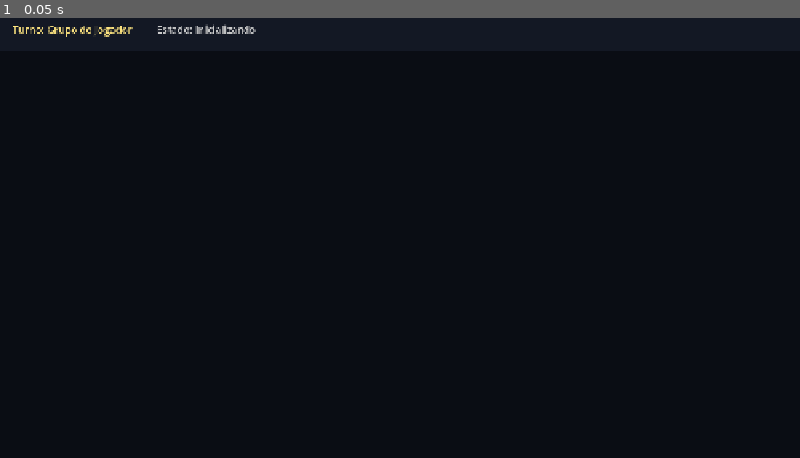
Above: before the commit, frame 1.
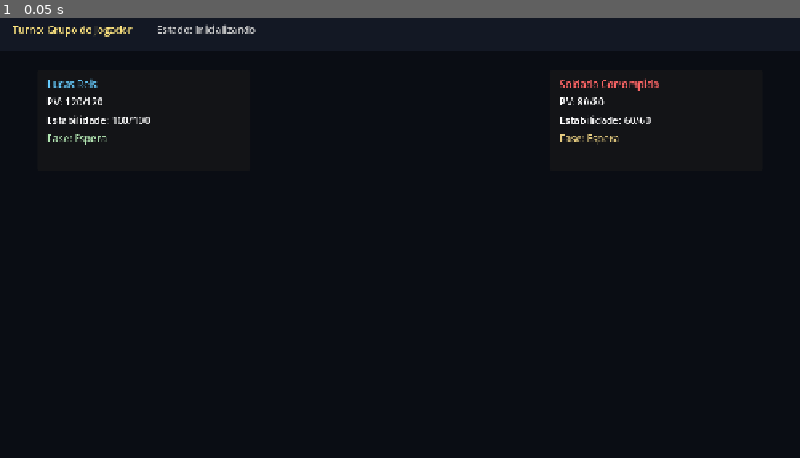
Above: after the commit, the same moment.

Repository: digaoreisdev/kenoma
Game: Godot game, scene res://scenes/battle/battle_scene.tscn
Two runs of this game, one before a commit and one after it. Both use one fixed random seed, a clock stepped at 60 frames per second and the inputs below. This scene is started directly instead of the project's main scene.
Inputs:
- Up to frame 1 (0.05 s): no input

The runs differ from the first frame. In frame 1, 0.7% of the frame differs, in the area x 6-83%, y 13-29%.

Commit message:
feat(battle): implement battle actions, weapon affinity damage and action UI

Diff:
--- a/scenes/battle/battle_scene.tscn
+++ b/scenes/battle/battle_scene.tscn
@@ -61,3 +61,132 @@
 layout_mode = 2
 theme_override_colors/font_color = Color(0.8, 0.8, 0.8, 1)
 text = "Estado: Inicializando"
+
+[node name="CombatantHUD" type="Control" parent="CanvasLayer/UI"]
+layout_mode = 1
+anchors_preset = 15
+anchor_right = 1.0
+anchor_bottom = 1.0
+grow_horizontal = 2
+grow_vertical = 2
+
+[node name="AllyPanel" type="PanelContainer" parent="CanvasLayer/UI/CombatantHUD"]
+layout_mode = 0
+offset_left = 60.0
+offset_top = 100.0
+offset_right = 400.0
+offset_bottom = 260.0
+
+[node name="Margin" type="MarginContainer" parent="CanvasLayer/UI/CombatantHUD/AllyPanel"]
+layout_mode = 2
+theme_override_constants/margin_left = 15
+theme_override_constants/margin_top = 10
+theme_override_constants/margin_right = 15
+theme_override_constants/margin_bottom = 10
+
+[node name="VBox" type="VBoxContainer" parent="CanvasLayer/UI/CombatantHUD/AllyPanel/Margin"]
+layout_mode = 2
+theme_override_constants/separation = 6
+
+[node name="NameLabel" type="Label" parent="CanvasLayer/UI/CombatantHUD/AllyPanel/Margin/VBox"]
+layout_mode = 2
+theme_override_colors/font_color = Color(0.4, 0.8, 1, 1)
+text = "Lucas Reis"
+
+[node name="HPLabel" type="Label" parent="CanvasLayer/UI/CombatantHUD/AllyPanel/Margin/VBox"]
+layout_mode = 2
+text = "PV: 120/120"
+
+[node name="EstLabel" type="Label" parent="CanvasLayer/UI/CombatantHUD/AllyPanel/Margin/VBox"]
+layout_mode = 2
+text = "Estabilidade: 100/100"
+
+[node name="FaseLabel" type="Label" parent="CanvasLayer/UI/CombatantHUD/AllyPanel/Margin/VBox"]
+layout_mode = 2
+theme_override_colors/font_color = Color(0.7, 0.9, 0.7, 1)
+text = "Fase: Espera"
+
+[node name="EnemyPanel" type="PanelContainer" parent="CanvasLayer/UI/CombatantHUD"]
+layout_mode = 0
+offset_left = 880.0
+offset_top = 100.0
+offset_right = 1220.0
+offset_bottom = 260.0
+
+[node name="Margin" type="MarginContainer" parent="CanvasLayer/UI/CombatantHUD/EnemyPanel"]
+layout_mode = 2
+theme_override_constants/margin_left = 15
+theme_override_constants/margin_top = 10
+theme_override_constants/margin_right = 15
+theme_override_constants/margin_bottom = 10
+
+[node name="VBox" type="VBoxContainer" parent="CanvasLayer/UI/CombatantHUD/EnemyPanel/Margin"]
+layout_mode = 2
+theme_override_constants/separation = 6
+
+[node name="NameLabel" type="Label" parent="CanvasLayer/UI/CombatantHUD/EnemyPanel/Margin/VBox"]
+layout_mode = 2
+theme_override_colors/font_color = Color(1, 0.4, 0.4, 1)
+text = "Soldado Corrompido"
+
+[node name="HPLabel" type="Label" parent="CanvasLayer/UI/CombatantHUD/EnemyPanel/Margin/VBox"]
+layout_mode = 2
+text = "PV: 80/80"
+
+[node name="EstLabel" type="Label" parent="CanvasLayer/UI/CombatantHUD/EnemyPanel/Margin/VBox"]
+layout_mode = 2
+text = "Estabilidade: 60/60"
+
+[node name="FaseLabel" type="Label" parent="CanvasLayer/UI/CombatantHUD/EnemyPanel/Margin/VBox"]
+layout_mode = 2
+theme_override_colors/font_color = Color(0.9, 0.8, 0.5, 1)
+text = "Fase: Espera"
+
+[node name="ActionCommandPanel" type="PanelContainer" parent="CanvasLayer/UI"]
+visible = false
+layout_mode = 0
+offset_left = 60.0
+offset_top = 540.0
+offset_right = 500.0
+offset_bottom = 680.0
+
+[node name="Margin" type="MarginContainer" parent="CanvasLayer/UI/ActionCommandPanel"]
+layout_mode = 2
+theme_override_constants/margin_left = 15
+theme_override_constants/margin_top = 15
+theme_override_constants/margin_right = 15
+theme_override_constants/margin_bottom = 15
+
+[node name="Grid" type="GridContainer" parent="CanvasLayer/UI/ActionCommandPanel/Margin"]
+layout_mode = 2
+theme_override_constants/h_separation = 20
+theme_override_constants/v_separation = 12
+columns = 2
+
+[node name="BtnAtacar" type="Button" parent="CanvasLayer/UI/ActionCommandPanel/Margin/Grid"]
+custom_minimum_size = Vector2(190, 42)
+layout_mode = 2
+focus_neighbor_right = NodePath("../BtnDefender")
+focus_neighbor_bottom = NodePath("../BtnItens")
+text = "Atacar"
+
+[node name="BtnDefender" type="Button" parent="CanvasLayer/UI/ActionCommandPanel/Margin/Grid"]
+custom_minimum_size = Vector2(190, 42)
+layout_mode = 2
+focus_neighbor_left = NodePath("../BtnAtacar")
+focus_neighbor_bottom = NodePath("../BtnFugir")
+text = "Defender"
+
+[node name="BtnItens" type="Button" parent="CanvasLayer/UI/ActionCommandPanel/Margin/Grid"]
+custom_minimum_size = Vector2(190, 42)
+layout_mode = 2
+focus_neighbor_top = NodePath("../BtnAtacar")
+focus_neighbor_right = NodePath("../BtnFugir")
+text = "Itens"
+
+[node name="BtnFugir" type="Button" parent="CanvasLayer/UI/ActionCommandPanel/Margin/Grid"]
+custom_minimum_size = Vector2(190, 42)
+layout_mode = 2
+focus_neighbor_top = NodePath("../BtnDefender")
+focus_neighbor_left = NodePath("../BtnItens")
+text = "Fugir"
--- a/scripts/battle/battle_manager.gd
+++ b/scripts/battle/battle_manager.gd
@@ -33,8 +33,27 @@
 		enemies.append(_sanitize_enemy_dict(e))
 	active_actor_index = 0
 	is_player_turn = true
+	_inicializar_timeline()
 	battle_initialized.emit(party_members, enemies)
 	change_state(BattleState.AGUARDANDO_TURNO)
+
+
+func _inicializar_timeline() -> void:
+	timeline = BattleTimeline.new()
+	for ally: CharacterData in party_members:
+		if ally != null:
+			timeline.adicionar_combatente({
+				"id": ally.character_id, "nome": ally.name,
+				"velocidade": float(ally.get_total_stat("agility")),
+				"estabilidade_max": 100, "estabilidade_atual": 100, "eh_jogador": true
+			})
+	for e: Dictionary in enemies:
+		timeline.adicionar_combatente({
+			"id": str(e.get("id")), "nome": str(e.get("name")),
+			"velocidade": float(e.get("velocidade", 20.0)),
+			"estabilidade_max": int(e.get("estabilidade_max", 100)),
+			"estabilidade_atual": int(e.get("estabilidade_atual", 100)), "eh_jogador": false
+		})
 
 
 func _sanitize_enemy_dict(raw: Dictionary) -> Dictionary:
@@ -53,6 +72,7 @@
 		"dano_quebra_estabilidade": int(raw.get("dano_quebra_estabilidade", 0)),
 		"posicao_tempo": float(raw.get("posicao_tempo", 0.0)),
 		"fase_turno": int(raw.get("fase_turno", BattleTimeline.FaseTurno.ESPERA)),
+		"defendendo": bool(raw.get("defendendo", false)),
 		"stability": est_atual
 	}
 
@@ -115,24 +135,26 @@
 
 
 func _processar_estabilidade_golpe(defensor: Dictionary, impacto: int) -> Dictionary:
-	var fase: int = int(defensor.get("fase_turno", BattleTimeline.FaseTurno.ESPERA))
-	if fase != BattleTimeline.FaseTurno.CONJURACAO:
-		return {"ruptura": false, "irritado": bool(defensor.get("irritado", false))}
 	var est: int = maxi(0, int(defensor.get("estabilidade_atual", 100)) - impacto)
 	defensor["estabilidade_atual"] = est
 	defensor["stability"] = est
-	if est <= 0:
-		defensor["fase_turno"] = BattleTimeline.FaseTurno.ESPERA
-		defensor["posicao_tempo"] = 0.0
-		defensor["progresso_conjuracao"] = 0.0
-		defensor["irritado"] = false
-		return {"ruptura": true, "irritado": false}
-	defensor["irritado"] = true
-	return {"ruptura": false, "irritado": true}
+	var fase: int = int(defensor.get("fase_turno", BattleTimeline.FaseTurno.ESPERA))
+	if fase == BattleTimeline.FaseTurno.CONJURACAO:
+		if est <= 0:
+			defensor["fase_turno"] = BattleTimeline.FaseTurno.ESPERA
+			defensor["posicao_tempo"] = 0.0
+			defensor["progresso_conjuracao"] = 0.0
+			defensor["irritado"] = false
+			return {"ruptura": true, "irritado": false}
+		defensor["irritado"] = true
+		return {"ruptura": false, "irritado": true}
+	return {"ruptura": false, "irritado": bool(defensor.get("irritado", false))}
 
 
 func aplicar_golpe(atacante: Dictionary, defensor: Dictionary, dano: int, impacto_estabilidade: int) -> Dictionary:
 	var dano_final: int = _calcular_dano_final(atacante, dano)
+	if bool(defensor.get("defendendo", false)):
+		dano_final = int(float(dano_final) * 0.5)
 	var hp_atual: int = int(defensor.get("current_hp", defensor.get("max_hp", 100)))
 	defensor["current_hp"] = maxi(0, hp_atual - dano_final)
 	var res_est: Dictionary = _processar_estabilidade_golpe(defensor, impacto_estabilidade)
@@ -145,6 +167,96 @@
 	}
 
 
+func _extrair_dados_ataque(atacante: Variant) -> Dictionary:
+	var forca: int = 10
+	var poder_arma: int = 0
+	var afinidade: float = 1.0
+	var is_hammer: bool = false
+	if atacante is CharacterData:
+		var c: CharacterData = atacante as CharacterData
+		forca = c.get_base_stat("strength")
+		var eq: EquipmentData = c.equipment.get("main_hand") as EquipmentData
+		if eq != null:
+			poder_arma = eq.get_bonus("strength")
+			afinidade = c.get_weapon_affinity(eq.weapon_type)
+			is_hammer = (eq.weapon_type == EquipmentData.WeaponType.HAMMER)
+	elif atacante is Dictionary:
+		var d: Dictionary = atacante as Dictionary
+		forca = int(d.get("strength", d.get("forca", 10)))
+		poder_arma = int(d.get("poder_arma", d.get("weapon_power", 0)))
+		afinidade = float(d.get("afinidade", d.get("affinity", 1.0)))
+		is_hammer = bool(d.get("is_hammer", false))
+	return {"forca": forca, "poder_arma": poder_arma, "afinidade": afinidade, "is_hammer": is_hammer}
+
+
+func _calcular_dano_ataque_basico(dados: Dictionary) -> int:
+	var forca: float = float(dados.get("forca", 10))
+	var poder: float = float(dados.get("poder_arma", 0))
+	var afinidade: float = float(dados.get("afinidade", 1.0))
+	var dano_efetivo: float = forca + (poder * afinidade)
+	return int(round(dano_efetivo))
+
+
+func _calcular_impacto_estabilidade(dados: Dictionary) -> int:
+	if bool(dados.get("is_hammer", false)):
+		return 35
+	return 15
+
+
+func executar_ataque_basico(atacante: Variant, defensor: Variant) -> Dictionary:
+	var dados_atk: Dictionary = _extrair_dados_ataque(atacante)
+	var dano_efetivo: int = _calcular_dano_ataque_basico(dados_atk)
+	var impacto: int = _calcular_impacto_estabilidade(dados_atk)
+	var def_dict: Dictionary = defensor if defensor is Dictionary else {}
+	if defensor is CharacterData:
+		def_dict = {"name": defensor.name, "current_hp": defensor.current_hp, "max_hp": defensor.max_hp}
+	var res: Dictionary = aplicar_golpe({"id": "atacante"}, def_dict, dano_efetivo, impacto)
+	if defensor is CharacterData:
+		(defensor as CharacterData).current_hp = int(def_dict.get("current_hp", 0))
+	res["dano_efetivo"] = dano_efetivo
+	res["impacto_estabilidade"] = impacto
+	return res
+
+
+func executar_defesa(combatente: Variant) -> Dictionary:
+	if combatente is Dictionary:
+		var c: Dictionary = combatente as Dictionary
+		c["defendendo"] = true
+		c["status"] = "DEFENDENDO"
+		var pos: float = float(c.get("posicao_tempo", 0.0)) + 30.0
+		c["posicao_tempo"] = minf(100.0, pos)
+		return {"defendendo": true, "posicao_tempo": c["posicao_tempo"]}
+	elif combatente is CharacterData:
+		var cd: CharacterData = combatente as CharacterData
+		var t_comb: Dictionary = timeline.obter_combatente(cd.character_id)
+		if not t_comb.is_empty():
+			t_comb["defendendo"] = true
+			t_comb["status"] = "DEFENDENDO"
+			t_comb["posicao_tempo"] = minf(100.0, float(t_comb.get("posicao_tempo", 0.0)) + 30.0)
+			return {"defendendo": true, "posicao_tempo": t_comb["posicao_tempo"]}
+		return {"defendendo": true, "posicao_tempo": 30.0}
+	return {}
+
+
+func executar_item(combatente: Variant, item_data: ItemData, alvo: Variant) -> Dictionary:
+	if item_data == null or alvo == null:
+		return {"sucesso": false, "cura": 0}
+	var cura: int = 0
+	if alvo is CharacterData:
+		var c: CharacterData = alvo as CharacterData
+		var ant: int = c.current_hp
+		c.current_hp = mini(c.max_hp, c.current_hp + item_data.effect_value)
+		cura = c.current_hp - ant
+	elif alvo is Dictionary:
+		var d: Dictionary = alvo as Dictionary
+		var m_hp: int = int(d.get("max_hp", 100))
+		var c_hp: int = int(d.get("current_hp", 0))
+		var novo_hp: int = mini(m_hp, c_hp + item_data.effect_value)
+		d["current_hp"] = novo_hp
+		cura = novo_hp - c_hp
+	return {"sucesso": true, "cura": cura, "item": item_data.name}
+
+
 func is_all_enemies_defeated() -> bool:
 	if enemies.is_empty():
 		return false
--- a/scripts/battle/battle_scene.gd
+++ b/scripts/battle/battle_scene.gd
@@ -1,21 +1,59 @@
 class_name BattleScene
 extends Node2D
 
-## Cena wireframe de combate com gerenciador de batalha e labels de status em PT-BR.
+## Cena de combate com HUD de combatentes e painel de comandos de ação.
 
 @onready var battle_manager: BattleManager = get_node_or_null("BattleManager")
-@onready var state_label: Label = get_node_or_null("CanvasLayer/UI/StateLabel")
-@onready var turn_label: Label = get_node_or_null("CanvasLayer/UI/TurnLabel")
+@onready var state_label: Label = get_node_or_null("CanvasLayer/UI/HeaderPanel/Margin/HBox/StateLabel")
+@onready var turn_label: Label = get_node_or_null("CanvasLayer/UI/HeaderPanel/Margin/HBox/TurnLabel")
+@onready var command_panel: Control = get_node_or_null("CanvasLayer/UI/ActionCommandPanel")
+@onready var btn_atacar: Button = get_node_or_null("CanvasLayer/UI/ActionCommandPanel/Margin/Grid/BtnAtacar")
+@onready var btn_defender: Button = get_node_or_null("CanvasLayer/UI/ActionCommandPanel/Margin/Grid/BtnDefender")
+@onready var btn_itens: Button = get_node_or_null("CanvasLayer/UI/ActionCommandPanel/Margin/Grid/BtnItens")
+@onready var btn_fugir: Button = get_node_or_null("CanvasLayer/UI/ActionCommandPanel/Margin/Grid/BtnFugir")
+@onready var ally_name_lbl: Label = get_node_or_null("CanvasLayer/UI/CombatantHUD/AllyPanel/Margin/VBox/NameLabel")
+@onready var ally_hp_lbl: Label = get_node_or_null("CanvasLayer/UI/CombatantHUD/AllyPanel/Margin/VBox/HPLabel")
+@onready var ally_est_lbl: Label = get_node_or_null("CanvasLayer/UI/CombatantHUD/AllyPanel/Margin/VBox/EstLabel")
+@onready var ally_fase_lbl: Label = get_node_or_null("CanvasLayer/UI/CombatantHUD/AllyPanel/Margin/VBox/FaseLabel")
+@onready var enemy_name_lbl: Label = get_node_or_null("CanvasLayer/UI/CombatantHUD/EnemyPanel/Margin/VBox/NameLabel")
+@onready var enemy_hp_lbl: Label = get_node_or_null("CanvasLayer/UI/CombatantHUD/EnemyPanel/Margin/VBox/HPLabel")
+@onready var enemy_est_lbl: Label = get_node_or_null("CanvasLayer/UI/CombatantHUD/EnemyPanel/Margin/VBox/EstLabel")
+@onready var enemy_fase_lbl: Label = get_node_or_null("CanvasLayer/UI/CombatantHUD/EnemyPanel/Margin/VBox/FaseLabel")
 
 
 func _ready() -> void:
 	if battle_manager != null:
 		battle_manager.battle_state_changed.connect(_on_state_changed)
 		_update_labels(battle_manager.current_state)
+		_update_hud()
+		_update_command_panel(battle_manager.current_state)
+	_connect_buttons()
+
+
+func _connect_buttons() -> void:
+	if btn_atacar != null:
+		btn_atacar.pressed.connect(_on_atacar_pressed)
+	if btn_defender != null:
+		btn_defender.pressed.connect(_on_defender_pressed)
+	if btn_itens != null:
+		btn_itens.pressed.connect(_on_itens_pressed)
+	if btn_fugir != null:
+		btn_fugir.pressed.connect(_on_fugir_pressed)
 
 
 func _on_state_changed(_old_state: BattleManager.BattleState, new_state: BattleManager.BattleState) -> void:
 	_update_labels(new_state)
+	_update_command_panel(new_state)
+	_update_hud()
+
+
+func _update_command_panel(state: BattleManager.BattleState) -> void:
+	if command_panel == null:
+		return
+	var is_selecting: bool = (state == BattleManager.BattleState.SELECIONANDO_ACAO)
+	command_panel.visible = is_selecting
+	if is_selecting and btn_atacar != null:
+		btn_atacar.grab_focus()
 
 
 func _update_labels(state: BattleManager.BattleState) -> void:
@@ -23,3 +61,94 @@
 		state_label.text = "Estado: %s" % battle_manager.get_state_name(state)
 	if turn_label != null and battle_manager != null:
 		turn_label.text = "Turno: %s" % ("Grupo do Jogador" if battle_manager.is_player_turn else "Inimigos")
+
+
+func _update_hud() -> void:
+	if battle_manager == null:
+		return
+	_update_ally_hud()
+	_update_enemy_hud()
+
+
+func _update_ally_hud() -> void:
+	if battle_manager.party_members.is_empty() or ally_name_lbl == null:
+		return
+	var hero: CharacterData = battle_manager.party_members[0]
+	ally_name_lbl.text = hero.name
+	if ally_hp_lbl != null:
+		ally_hp_lbl.text = "PV: %d/%d" % [hero.current_hp, hero.max_hp]
+	if ally_est_lbl != null:
+		var c_comb: Dictionary = battle_manager.timeline.obter_combatente(hero.character_id)
+		var est: int = int(c_comb.get("estabilidade_atual", 100))
+		ally_est_lbl.text = "Estabilidade: %d/100" % est
+	if ally_fase_lbl != null:
+		ally_fase_lbl.text = "Fase: %s" % _obter_nome_fase(hero.character_id)
+
+
+func _update_enemy_hud() -> void:
+	if battle_manager.enemies.is_empty() or enemy_name_lbl == null:
+		return
+	var en: Dictionary = battle_manager.enemies[0]
+	enemy_name_lbl.text = str(en.get("name", "Inimigo"))
+	if enemy_hp_lbl != null:
+		enemy_hp_lbl.text = "PV: %d/%d" % [int(en.get("current_hp", 0)), int(en.get("max_hp", 100))]
+	if enemy_est_lbl != null:
+		enemy_est_lbl.text = "Estabilidade: %d/%d" % [int(en.get("estabilidade_atual", 100)), int(en.get("estabilidade_max", 100))]
+	if enemy_fase_lbl != null:
+		enemy_fase_lbl.text = "Fase: %s" % _obter_nome_fase(str(en.get("id", "")))
+
+
+func _obter_nome_fase(c_id: String) -> String:
+	if battle_manager == null or battle_manager.timeline == null:
+		return "Espera"
+	var c: Dictionary = battle_manager.timeline.obter_combatente(c_id)
+	var fase: int = int(c.get("fase_turno", BattleTimeline.FaseTurno.ESPERA))
+	match fase:
+		BattleTimeline.FaseTurno.ESPERA: return "Espera"
+		BattleTimeline.FaseTurno.DECISAO: return "Decisão"
+		BattleTimeline.FaseTurno.CONJURACAO: return "Conjuração"
+		BattleTimeline.FaseTurno.EXECUCAO: return "Execução"
+		_: return "Espera"
+
+
+func _on_atacar_pressed() -> void:
+	if battle_manager == null or battle_manager.enemies.is_empty():
+		return
+	battle_manager.change_state(BattleManager.BattleState.EXECUTANDO_ACAO)
+	var hero: CharacterData = battle_manager.party_members[0] if not battle_manager.party_members.is_empty() else null
+	var enemy: Dictionary = battle_manager.enemies[0]
+	battle_manager.executar_ataque_basico(hero, enemy)
+	_update_hud()
+	if not battle_manager.check_battle_end_conditions():
+		battle_manager.change_state(BattleManager.BattleState.AGUARDANDO_TURNO)
+
+
+func _on_defender_pressed() -> void:
+	if battle_manager == null:
+		return
+	battle_manager.change_state(BattleManager.BattleState.EXECUTANDO_ACAO)
+	var hero: CharacterData = battle_manager.party_members[0] if not battle_manager.party_members.is_empty() else null
+	battle_manager.executar_defesa(hero)
+	_update_hud()
+	battle_manager.change_state(BattleManager.BattleState.AGUARDANDO_TURNO)
+
+
+func _on_itens_pressed() -> void:
+	if battle_manager == null or battle_manager.party_members.is_empty():
+		return
+	battle_manager.change_state(BattleManager.BattleState.EXECUTANDO_ACAO)
+	var hero: CharacterData = battle_manager.party_members[0]
+	battle_manager.executar_item(hero, ItemData.create_potion(), hero)
+	_update_hud()
+	battle_manager.change_state(BattleManager.BattleState.AGUARDANDO_TURNO)
+
+
+func _on_fugir_pressed() -> void:
+	if battle_manager != null:
+		battle_manager.change_state(BattleManager.BattleState.AGUARDANDO_TURNO)
+
+
+func _unhandled_input(event: InputEvent) -> void:
+	if event.is_action_pressed("ui_cancel") and command_panel != null and command_panel.visible:
+		if btn_atacar != null:
+			btn_atacar.grab_focus()
--- a/tests/test_battle_engine.gd
+++ b/tests/test_battle_engine.gd
@@ -1,7 +1,7 @@
 class_name TestBattleEngine
 extends RefCounted
 
-## Testes automatizados para validação do BattleManager, máquina de estados e cena de combate.
+## Testes automatizados para validação do BattleManager, ações de combate e HUD da cena.
 
 
 static func run_tests(tree: SceneTree = null) -> bool:
@@ -13,6 +13,9 @@
 	passed = passed and test_battle_timeline_progression()
 	passed = passed and test_battle_stability_ruptura()
 	passed = passed and test_battle_stability_irritacao()
+	passed = passed and test_battle_basic_attack_affinity_and_stability()
+	passed = passed and test_battle_defender_command()
+	passed = passed and test_battle_item_consumption()
 	return passed
 
 
@@ -91,6 +94,8 @@
 	var state_lbl: Label = battle_scene.get_node_or_null("CanvasLayer/UI/HeaderPanel/Margin/HBox/StateLabel") as Label
 	assert(state_lbl != null, "StateLabel must exist")
 	assert(state_lbl.text.contains("Inicializando"), "State label must display PT-BR state")
+	var cmd_panel: Control = battle_scene.get_node_or_null("CanvasLayer/UI/ActionCommandPanel") as Control
+	assert(cmd_panel != null, "ActionCommandPanel must exist")
 
 	if tree != null and tree.root != null:
 		tree.root.remove_child(battle_scene)
@@ -149,15 +154,9 @@
 	var bm: BattleManager = BattleManager.new()
 	var atacante: Dictionary = {"id": "lucas", "name": "Lucas Reis", "irritado": false}
 	var defensor: Dictionary = {
-		"id": "inimigo_1",
-		"name": "Soldado Corrompido",
-		"max_hp": 100,
-		"current_hp": 100,
-		"estabilidade_max": 50,
-		"estabilidade_atual": 50,
-		"fase_turno": BattleTimeline.FaseTurno.CONJURACAO,
-		"posicao_tempo": 100.0,
-		"progresso_conjuracao": 30.0,
+		"id": "inimigo_1", "name": "Soldado Corrompido", "max_hp": 100, "current_hp": 100,
+		"estabilidade_max": 50, "estabilidade_atual": 50,
+		"fase_turno": BattleTimeline.FaseTurno.CONJURACAO, "posicao_tempo": 100.0, "progresso_conjuracao": 30.0,
 		"irritado": false
 	}
 	var res: Dictionary = bm.aplicar_golpe(atacante, defensor, 15, 20)
@@ -170,3 +169,58 @@
 	assert(res_irritado["dano"] == 25, "Irritated combatant must deal +25% damage")
 	bm.free()
 	return true
+
+
+static func test_battle_basic_attack_affinity_and_stability() -> bool:
+	var bm: BattleManager = BattleManager.new()
+	var lucas: CharacterData = CharacterData.create_default_lucas()
+	var enemy: Dictionary = {
+		"id": "inimigo_1",
+		"name": "Soldado Corrompido",
+		"max_hp": 80,
+		"current_hp": 80,
+		"estabilidade_max": 60,
+		"estabilidade_atual": 60
+	}
+	var res: Dictionary = bm.executar_ataque_basico(lucas, enemy)
+	assert(res["dano_efetivo"] == 22, "Lucas with Forge Hammer must deal 22 effective damage (14 + 6*1.3)")
+	assert(res["dano"] == 22, "Damage dealt must match effective damage")
+	assert(enemy["current_hp"] == 58, "Enemy HP must decrease from 80 to 58")
+	assert(res["impacto_estabilidade"] == 35, "Hammer affinity must inflict 35 stability damage")
+	assert(enemy["estabilidade_atual"] == 25, "Enemy stability must decrease from 60 to 25")
+	bm.free()
+	return true
+
+
+static func test_battle_defender_command() -> bool:
+	var bm: BattleManager = BattleManager.new()
+	var combatente: Dictionary = {
+		"id": "defensor",
+		"name": "Guardião",
+		"max_hp": 100,
+		"current_hp": 100,
+		"posicao_tempo": 10.0,
+		"defendendo": false
+	}
+	var _def_res: Dictionary = bm.executar_defesa(combatente)
+	assert(combatente["defendendo"] == true, "Combatant must have defendendo flag true")
+	assert(combatente["posicao_tempo"] == 40.0, "Timeline position must advance by +30 points")
+	var atacante: Dictionary = {"id": "atk", "name": "Atacante"}
+	var golpe: Dictionary = bm.aplicar_golpe(atacante, combatente, 40, 0)
+	assert(golpe["dano"] == 20, "Damage must be reduced by 50% (40 -> 20)")
+	assert(combatente["current_hp"] == 80, "HP must reflect 50% reduced damage")
+	bm.free()
+	return true
+
+
+static func test_battle_item_consumption() -> bool:
+	var bm: BattleManager = BattleManager.new()
+	var lucas: CharacterData = CharacterData.create_default_lucas()
+	lucas.current_hp = 50
+	var pocao: ItemData = ItemData.create_potion()
+	var res: Dictionary = bm.executar_item(lucas, pocao, lucas)
+	assert(res["sucesso"] == true, "Item execution must succeed")
+	assert(res["cura"] == 50, "Potion must restore 50 HP")
+	assert(lucas.current_hp == 100, "Lucas HP must be restored to 100")
+	bm.free()
+	return true
Not shown, changed: Engines.md
Not shown, changed: PROJETO.md
